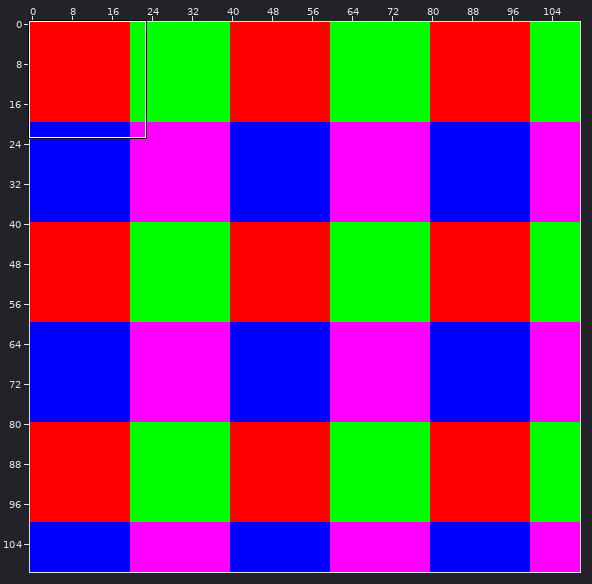
Tiled map -- maps/placeholder.tmx. Above, an overview of the earlier version with the close-up marked.
Close-up. Old version:
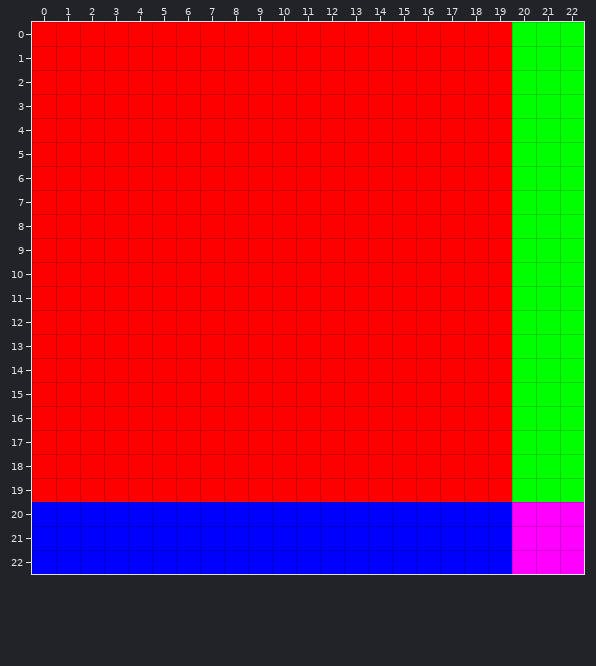
Cells are 32x32 px. Shown: x 0..22, y 0..22.
Now the later version:
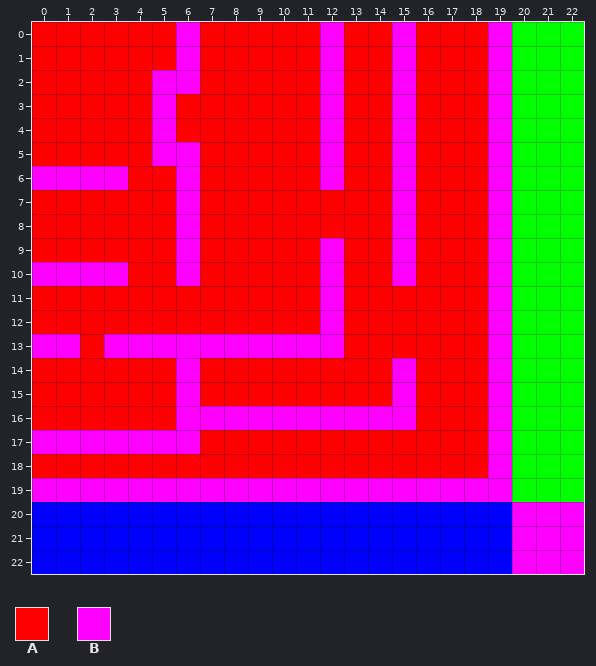
Key: from "PlaceholderTiles": A 0, B 3.
_ is an empty cell.
Tiles replaced or removed in this view: A.
Changes in this commit:
Changed rows in their new state; . is an unchanged cell.
Layer "Kachelebene 1":
first column x 0:
 0 ......B.....B..B...B
 1 ......B.....B..B...B
 2 .....BB.....B..B...B
 3 .....B......B..B...B
 4 .....B......B..B...B
 5 .....BB.....B..B...B
 6 BBBB..B.....B..B...B
 7 ......B........B...B
 8 ......B........B...B
 9 ......B.....B..B...B
10 BBBB..B.....B..B...B
11 ............B......B
12 ............B......B
13 BB.BBBBBBBBBB......B
14 ......B........B...B
15 ......B........B...B
16 ......BBBBBBBBBB...B
17 BBBBBBB............B
18 ...................B
19 BBBBBBBBBBBBBBBBBBBB
Changed places in both close-ups, as pixel boxes (x1, y1, x2, y2):
changed: (32, 22, 512, 502)
